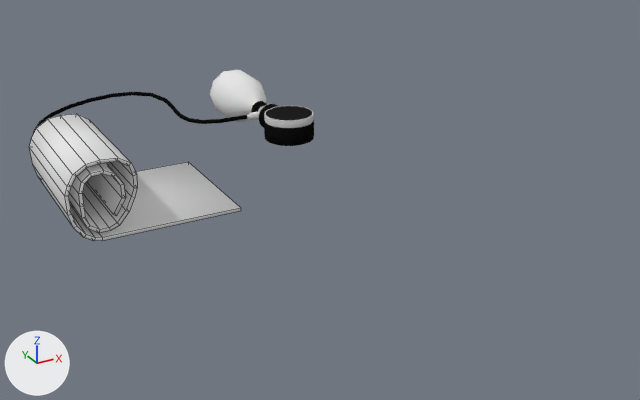
Before and after pictures for a commit that changed the Blender file vlabs2/vl.vlabs.com.ua/models/TheMedicine/pneumaticSphygmomanometer/pneumaticSphygmomanometer.blend.
Both versions are drawn from a 50 mm lens placed at (-0.491, -0.975, 0.358), pointed at (-0.059, -0.19, -0.034). Every picture has the same lights, and +X, +Y and +Z are marked at lower left. Mesh edges are drawn as thin lines on the coarser meshes.

Objects in the first picture: 'pneumaticSphygmomanometerCuff', 'pneumaticSphygmomanometerMeterCasePlastic', 'pneumaticSphygmomanometerMeterGlass', 'pneumaticSphygmomanometerMeterrubberBulb', 'pneumaticSphygmomanometerTube'.
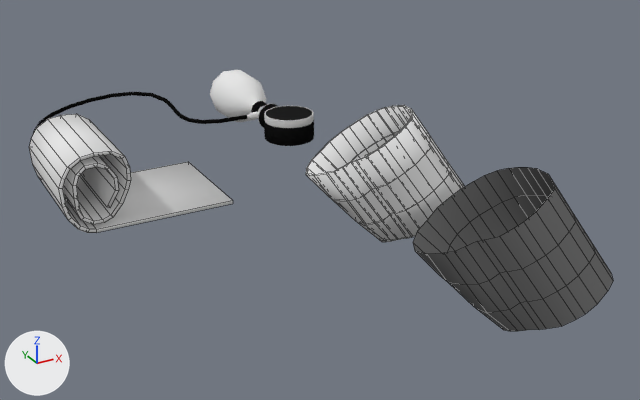
Commit message: VLabs2: Sphygmomanometer Demo in dev

What differs and where, as boxes [x1, y1, x2, y2] in the pictures (640 x 400 px):
'pneumaticSphygmomanometerCuffPutDummy', added
    after: [413, 167, 613, 331]
'pneumaticSphygmomanometerCuff', mesh rescaled (6% shorter)
    before: [29, 114, 241, 241]
    after: [29, 114, 233, 233]
'pneumaticSphygmomanometerCuffPut', added
    after: [306, 105, 464, 242]

Patch to the scene script:
```diff
--- a/vlabs2/vl.vlabs.com.ua/models/TheMedicine/pneumaticSphygmomanometer/pneumaticSphygmomanometer.blend.py
+++ b/vlabs2/vl.vlabs.com.ua/models/TheMedicine/pneumaticSphygmomanometer/pneumaticSphygmomanometer.blend.py
@@ mat_pneumaticsphygmomanometercuffputdummymaterial @@
+mat_pneumaticsphygmomanometercuffputdummymaterial = diffuse_material('pneumaticSphygmomanometerCuffPutDummyMaterial')
+mat_pneumaticsphygmomanometercuffputdummymaterial.base_color = (0.173, 0.173, 0.173)  # grey #737373
@@ me_pneumaticsphygmomanometercuffgeometry @@
 me_pneumaticsphygmomanometercuffgeometry.from_pydata(...)  # 124 vertices, 122 faces; spans x -0.096..0.093, y -0.08..0.08, z -0.004..0.085
 # used by ob_pneumaticsphygmomanometercuff; parent = ob_pneumaticsphygmomanometermetercaseplastic; location = (-0.228, -0.0637, -0.0456)
+# me_pneumaticsphygmomanometercuffgeometry part 1: the whole mesh is scaled about its middle by (1, 0.86, 1), then moved by (0.0, 0.011, 0.0)
 me_pneumaticsphygmomanometercuffgeometry.materials.append(mat_pneumaticsphygmomanometercuffmaterial)
@@ me_pneumaticsphygmomanometercuffputgeometry @@
+me_pneumaticsphygmomanometercuffputgeometry.from_pydata(...)  # 264 vertices, 262 faces; spans x -0.0897..0.0601, y -0.1294..0.017, z -0.0626..0.0836
+me_pneumaticsphygmomanometercuffputgeometry.polygons.foreach_set('use_smooth', [True] * 262)
+me_pneumaticsphygmomanometercuffputgeometry.materials.append(mat_pneumaticsphygmomanometercuffmaterial)  # its picture is missing
@@ me_pneumaticsphygmomanometercuffputdummygeometry @@
+me_pneumaticsphygmomanometercuffputdummygeometry.from_pydata(...)  # 112 vertices, 84 faces; spans x -0.0897..0.0601, y -0.1294..0.017, z -0.0626..0.0836
+me_pneumaticsphygmomanometercuffputdummygeometry.polygons.foreach_set('use_smooth', [True] * 84)
+me_pneumaticsphygmomanometercuffputdummygeometry.materials.append(mat_pneumaticsphygmomanometercuffputdummymaterial)  # grey #737373
@@ ob_pneumaticsphygmomanometercuffput @@
+ob_pneumaticsphygmomanometercuffput = bpy.data.objects.new('pneumaticSphygmomanometerCuffPut', me_pneumaticsphygmomanometercuffputgeometry)
+ob_pneumaticsphygmomanometercuffput.parent = ob_pneumaticsphygmomanometermetercaseplastic
+ob_pneumaticsphygmomanometercuffput.location = (0.0, -0.2, 0.0)
@@ ob_pneumaticsphygmomanometercuffputdummy @@
+ob_pneumaticsphygmomanometercuffputdummy = bpy.data.objects.new('pneumaticSphygmomanometerCuffPutDummy', me_pneumaticsphygmomanometercuffputdummygeometry)
+ob_pneumaticsphygmomanometercuffputdummy.parent = ob_pneumaticsphygmomanometermetercaseplastic
+ob_pneumaticsphygmomanometercuffputdummy.location = (0.0, -0.4, 0.0)
```
